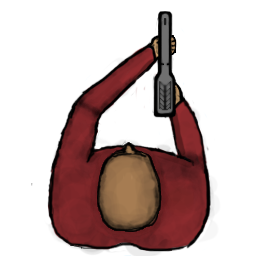
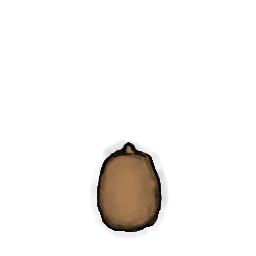
Before/after of a 256×256 layered artwork. What changed in the layer stack:
hid "Body" over box(31, 11, 220, 256)
